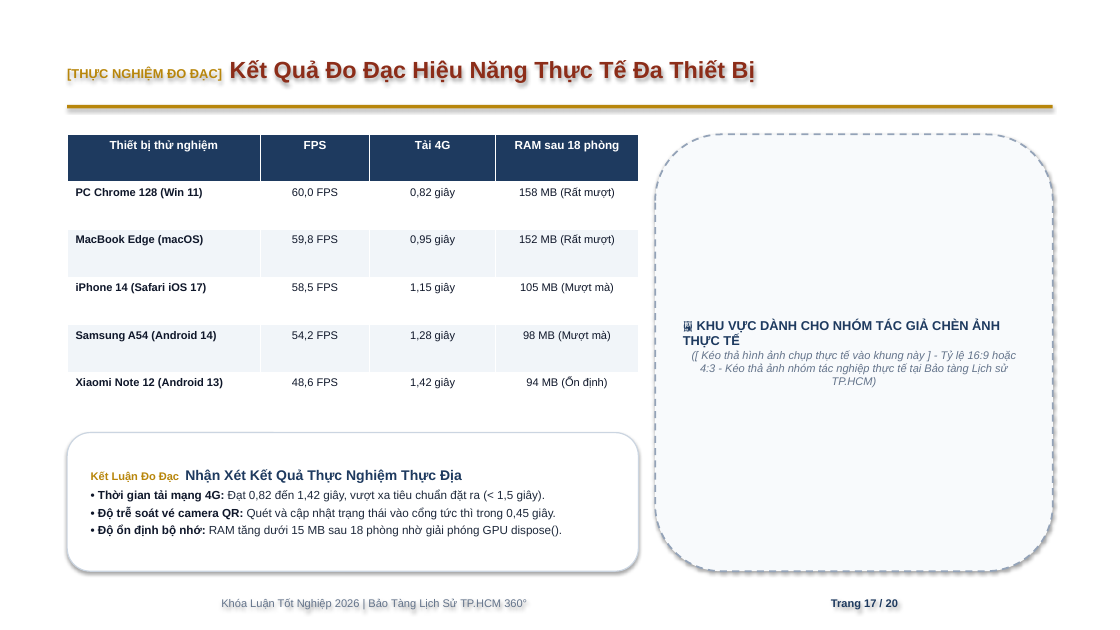
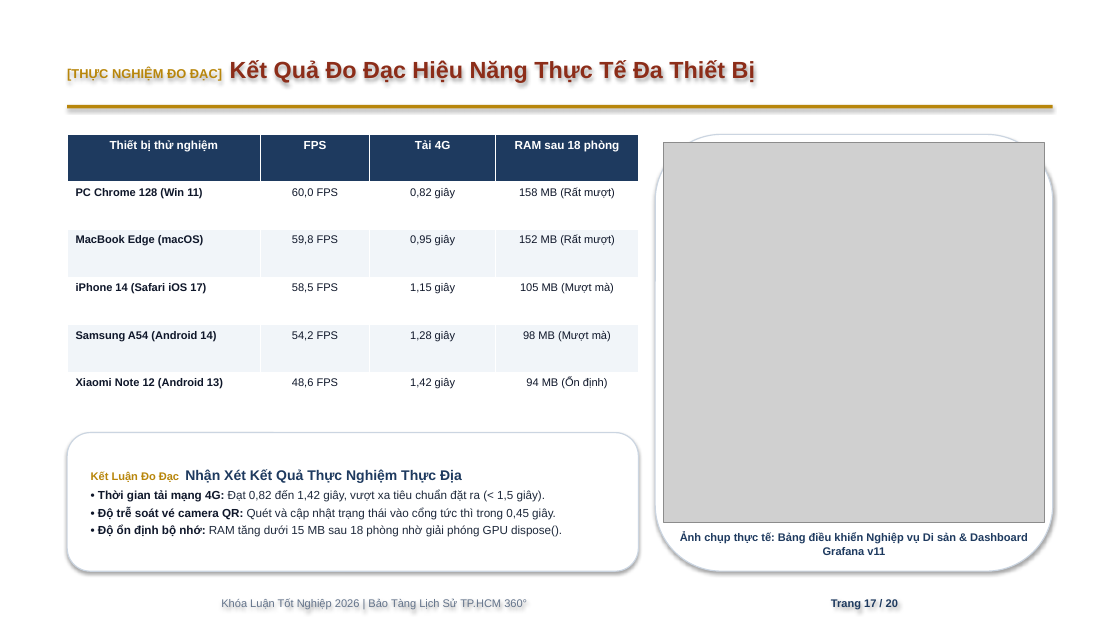
Before and after one commit to HuynhLoc2004/KhoaLuanTotNghiep, a slide deck: slide 17 of BaoCao_KhoaLuanTotNghiep_BaoTangLichSu360.pptx. Drawn at 1120x630 pixels with LibreOffice and Linux fonts; fonts in the diff are those of the drawing; grey boxes stand for pictures. Boxes give left, top, right and bottom in pixels: in the first picture for what was removed or moved away, otherwise in the second. Text is boxed around its words. In the diff, an @@ line names an element or a change of style, - is before the commit and + after.

Commit message:
fix(docs): restore real screenshots and authentic flowcharts across thesis, defense script, and slides

```diff
--- a/BaoCao_KhoaLuanTotNghiep_BaoTangLichSu360.pptx
+++ b/BaoCao_KhoaLuanTotNghiep_BaoTangLichSu360.pptx
@@ rounded rectangle at (655,134,1053,571): fill #F8FAFC to #FFFFFF; outline #94A3B8 1.5 pt dashed to #CBD5E1 1 pt @@
@@ picture added at (664,143,1044,523) @@
@@ text in rounded rectangle at (683,320,1016,387): text removed @@
-🖼️ KHU VỰC DÀNH CHO NHÓM TÁC GIẢ CHÈN ẢNH THỰC TẾ
-([ Kéo thả hình ảnh chụp thực tế vào khung này ] - Tỷ lệ 16:9 hoặc 4:3 - Kéo thả ảnh nhóm tác nghiệp thực tế tại Bảo tàng Lịch sử TP.HCM)
@@ text added at (680,533,1028,555), 9.5 pt, text #1E3A5F, bold @@
+Ảnh chụp thực tế: Bảng điều khiển Nghiệp vụ Di sản & Dashboard Grafana v11
```
Also in this commit, not shown: 2 other slides changed, 10 other files.
